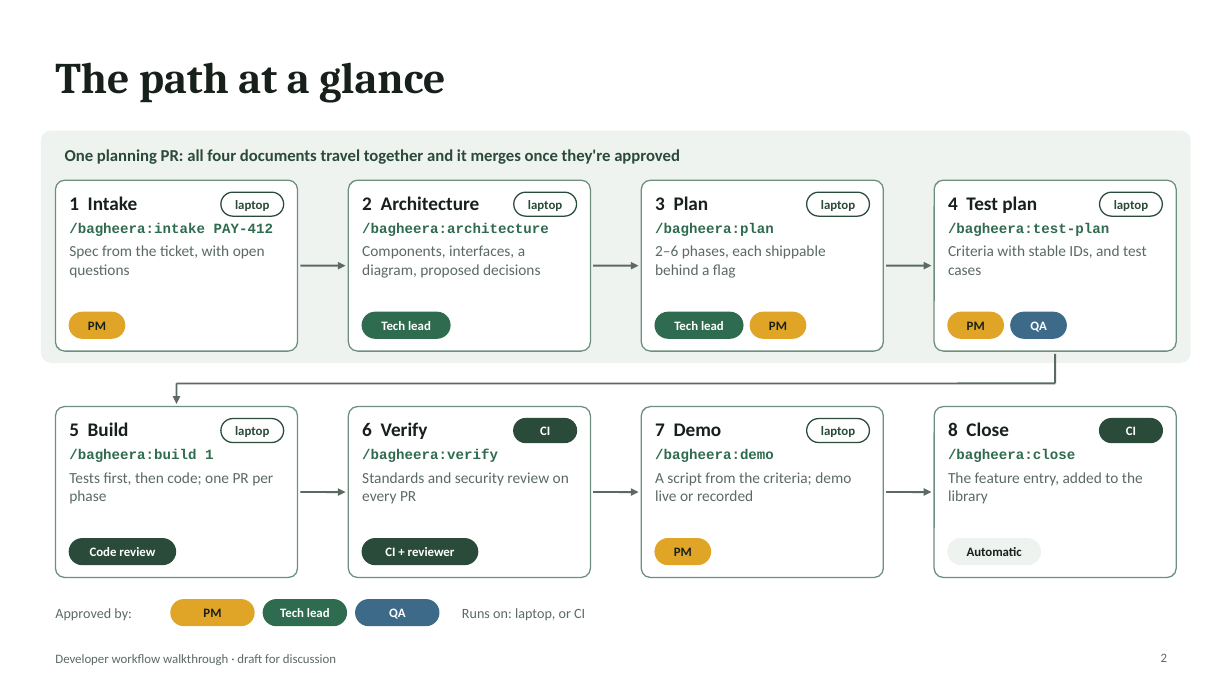
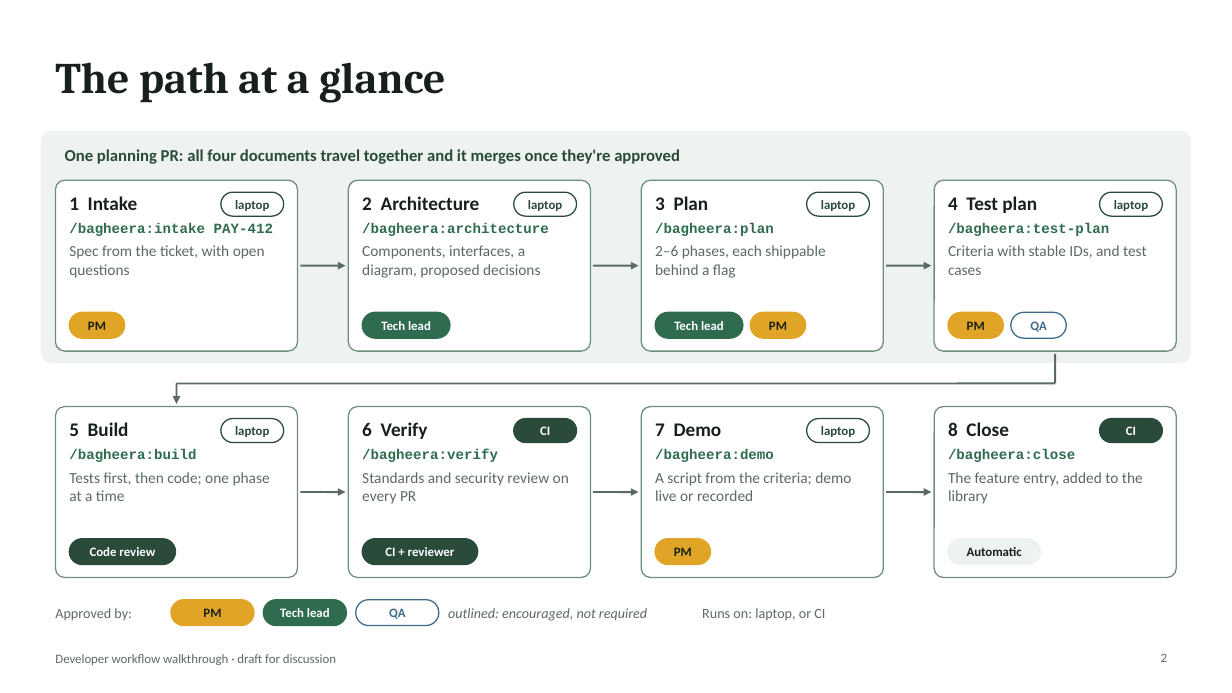
Before and after one commit to rahulnyk/bagheera, a slide deck: slide 2 of docs/design/developer-workflow-walkthrough.pptx. Drawn at 1232x693 pixels with LibreOffice and Linux fonts; fonts in the diff are those of the drawing. Boxes give left, top, right and bottom in pixels: in the first picture for what was removed or moved away, otherwise in the second. Text is boxed around its words. In the diff, an @@ line names an element or a change of style, - is before the commit and + after.

```diff
--- a/docs/design/developer-workflow-walkthrough.pptx
+++ b/docs/design/developer-workflow-walkthrough.pptx
@@ rounded rectangle "QA" at (1011,312,1067,338): text colour #FFFFFF to #3E6A8A; fill #3E6A8A to #FFFFFF @@
@@ text at (69,449,270,501): text changed @@
-/bagheera:build 1
-Tests first, then code; one PR per phase
+/bagheera:build
+Tests first, then code; one phase at a time
@@ text "Runs on: laptop, or CI": place and size @@
-text "Runs on: laptop, or CI" at (462,608,585,621)
+text "Runs on: laptop, or CI" at (702,608,825,620)
@@ rounded rectangle "QA" at (356,600,439,626): text colour #FFFFFF to #3E6A8A; fill #3E6A8A to #FFFFFF @@
@@ text added at (448,608,647,621), 11 pt, text #5B6B63, italic @@
+outlined: encouraged, not required
```
Also in this commit, not shown: 7 other slides changed, 3 other files.
